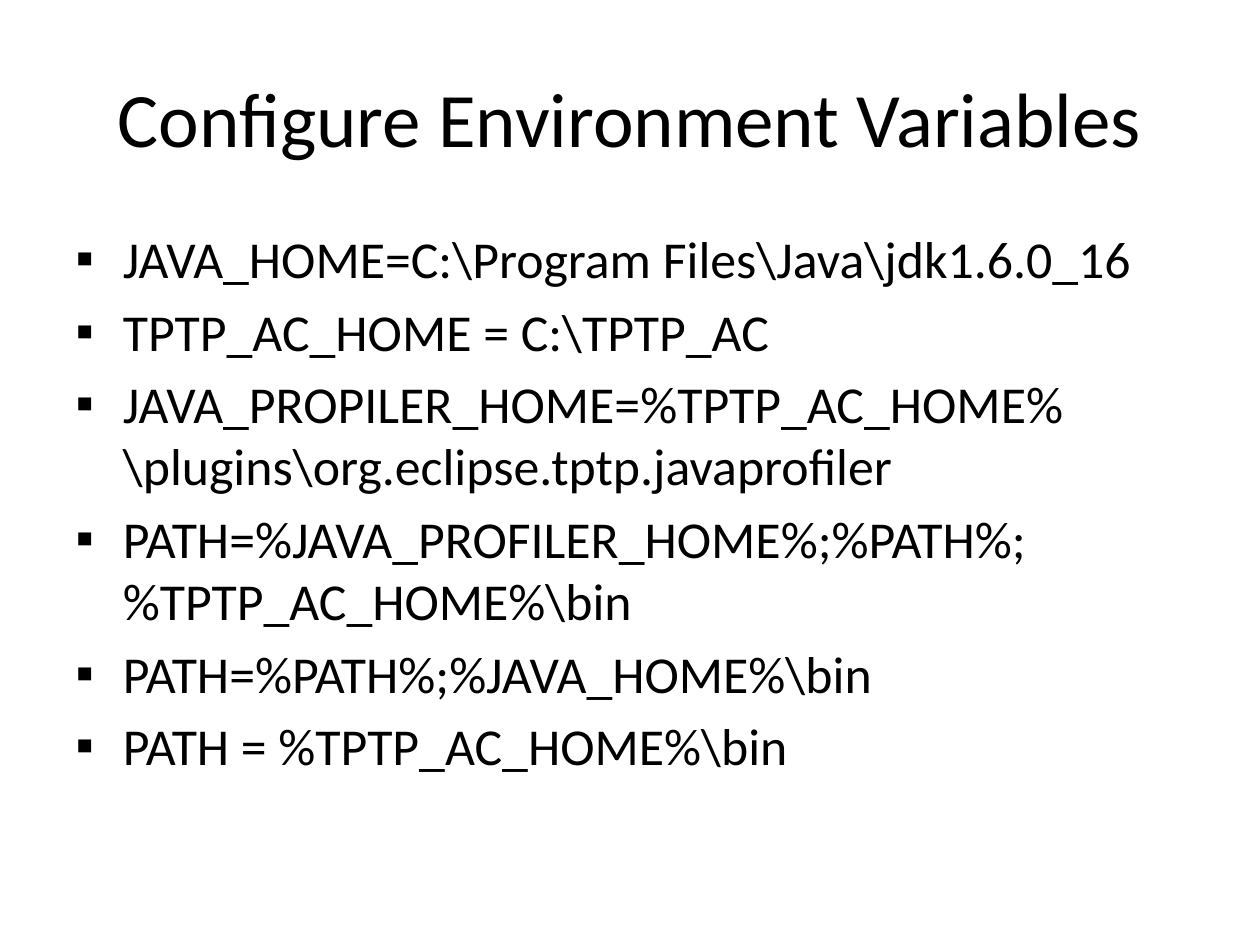
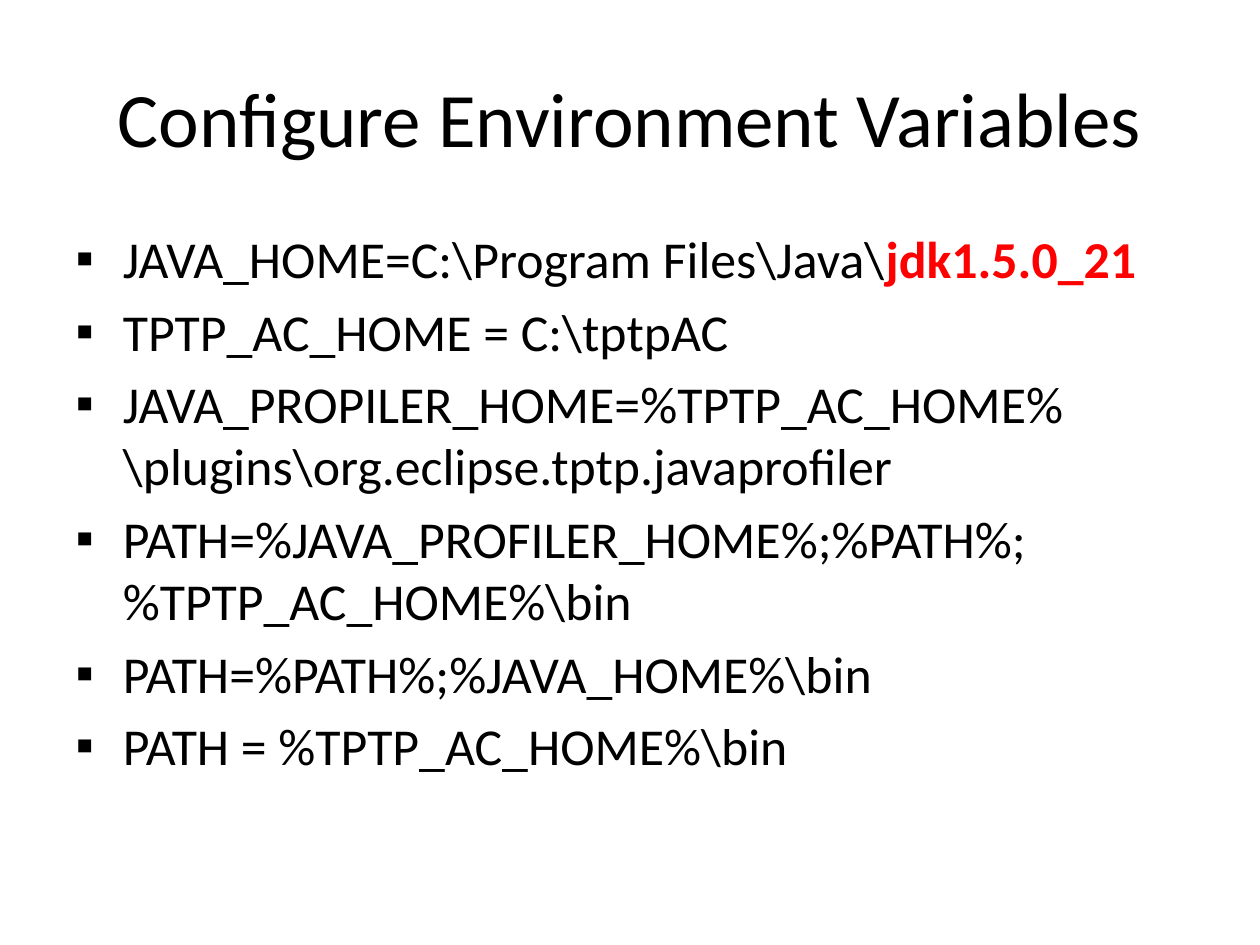
Before and after one commit to wsgan001/asegrp, a slide deck: slide 5 of papers/DRCPA/docs/PerfTest - Setup (TPTP).pptx. Drawn at 1260x945 pixels with LibreOffice and Linux fonts; fonts in the diff are those of the drawing. Boxes give left, top, right and bottom in pixels: in the first picture for what was removed or moved away, otherwise in the second. Text is boxed around its words. In the diff, an @@ line names an element or a change of style, - is before the commit and + after.

```diff
--- a/papers/DRCPA/docs/PerfTest - Setup (TPTP).pptx
+++ b/papers/DRCPA/docs/PerfTest - Setup (TPTP).pptx
@@ text at <box>123,241,1136,360</box>: text changed @@
-▪ JAVA_HOME=C:\Program Files\Java\jdk1.6.0_16
-▪ TPTP_AC_HOME = C:\TPTP_AC
+▪ JAVA_HOME=C:\Program Files\Java\jdk1.5.0_21
+▪ TPTP_AC_HOME = C:\tptpAC
```
Also in this commit, not shown: 1 other slide changed, 3 slides added, 3 other files.
